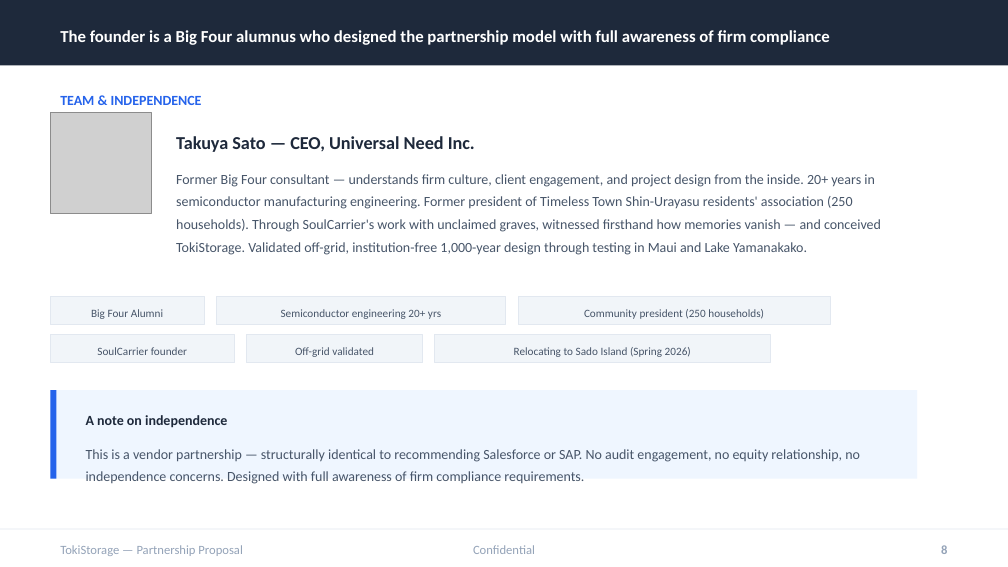
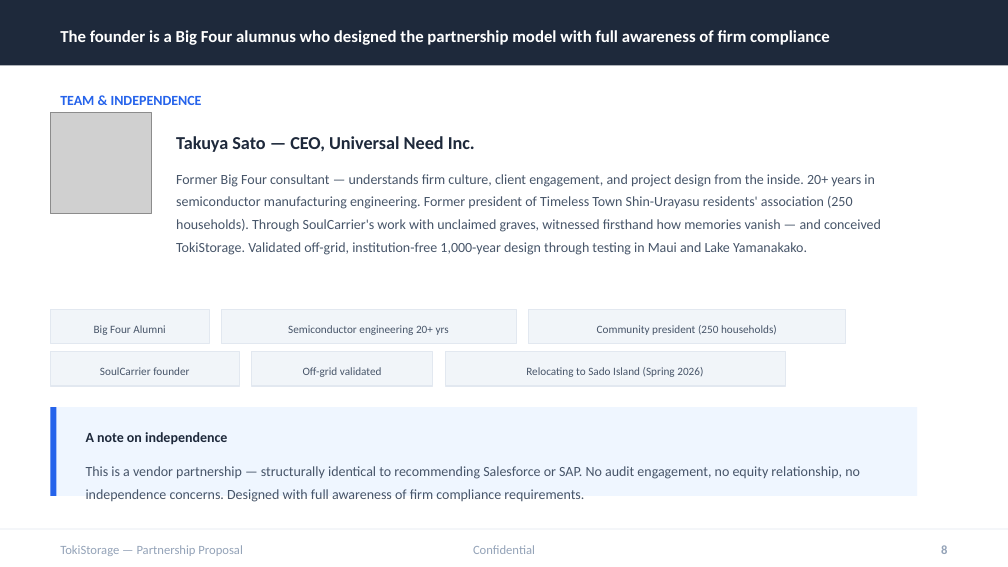
Before and after one commit to timeless-residents/pearlmemorial, a slide deck: slide 8 of toki/tokistorage-partnership-deck-en.pptx. Drawn at 1008x567 pixels with LibreOffice and Linux fonts; fonts in the diff are those of the drawing; grey boxes stand for pictures. Boxes give left, top, right and bottom in pixels: in the first picture for what was removed or moved away, otherwise in the second. Text is boxed around its words. In the diff, an @@ line names an element or a change of style, - is before the commit and + after.

```diff
--- a/toki/tokistorage-partnership-deck-en.pptx
+++ b/toki/tokistorage-partnership-deck-en.pptx
@@ rectangle: place and size @@
-rectangle at [50,296,204,325]
+rectangle at [50,309,209,344]
@@ text "Big Four Alumni": place and size @@
-text "Big Four Alumni" at [91,309,163,319]
+text "Big Four Alumni" at [94,325,165,335]
@@ rectangle: place and size @@
-rectangle at [217,296,507,325]
+rectangle at [221,309,515,344]
@@ text "Semiconductor engineering 20+ yrs": place and size @@
-text "Semiconductor engineering 20+ yrs" at [281,309,441,319]
+text "Semiconductor engineering 20+ yrs" at [288,325,449,335]
@@ rectangle: place and size @@
-rectangle at [518,296,831,325]
+rectangle at [528,309,846,344]
@@ text "Community president (250 households)": place and size @@
-text "Community president (250 households)" at [584,309,764,319]
+text "Community president (250 households)" at [597,325,777,335]
@@ rectangle: place and size @@
-rectangle at [50,335,234,363]
+rectangle at [50,352,240,386]
@@ text "SoulCarrier founder": place and size @@
-text "SoulCarrier founder" at [97,347,187,355]
+text "SoulCarrier founder" at [100,367,189,375]
@@ rectangle: place and size @@
-rectangle at [246,335,422,363]
+rectangle at [252,352,433,386]
@@ text "Off-grid validated": place and size @@
-text "Off-grid validated" at [295,347,374,357]
+text "Off-grid validated" at [303,367,382,377]
@@ rectangle: place and size @@
-rectangle at [435,335,770,363]
+rectangle at [445,352,785,386]
@@ text "Relocating to Sado Island (Spring ...": place and size @@
-text "Relocating to Sado Island (Spring ..." at [514,347,691,357]
+text "Relocating to Sado Island (Spring ..." at [526,367,703,377]
@@ 2 rectangles, 1 text: place and size @@
-2 rectangles, 1 text at [50,390,917,479]
+2 rectangles, 1 text at [50,407,917,496]
@@ text "This is a vendor partnership ...": place and size @@
-text "This is a vendor partnership ..." at [86,449,860,484]
+text "This is a vendor partnership ..." at [86,466,860,502]
```
Also in this commit, not shown: 1 other slide changed, 4 other files.
